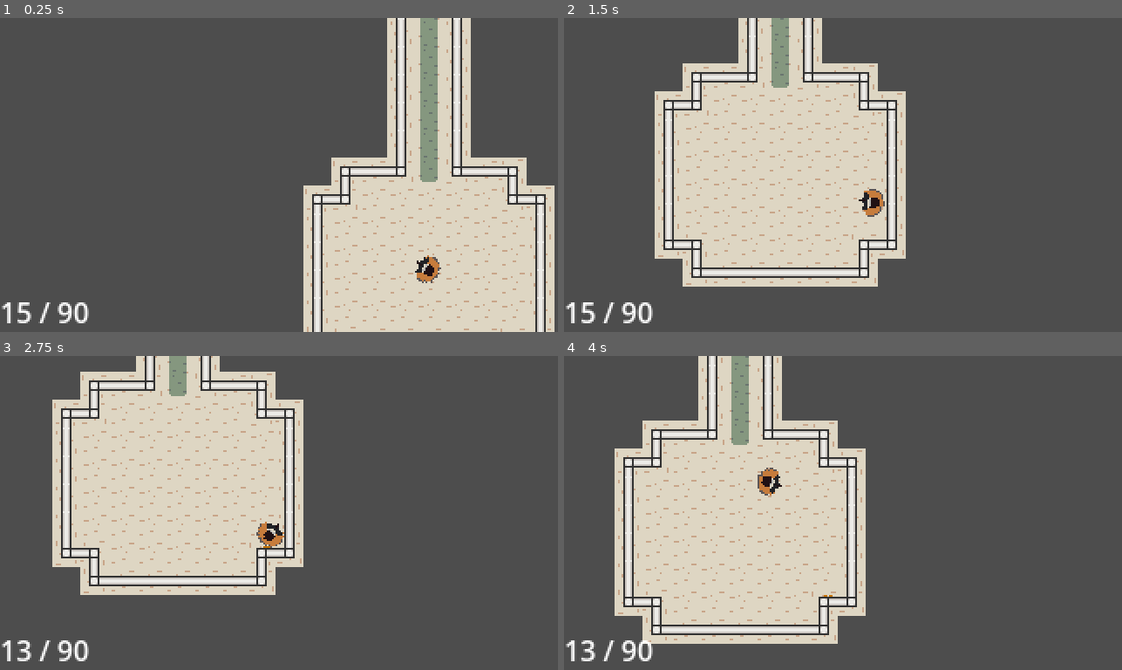
Above: before the commit, frames 1-4 (two rows, left to right).
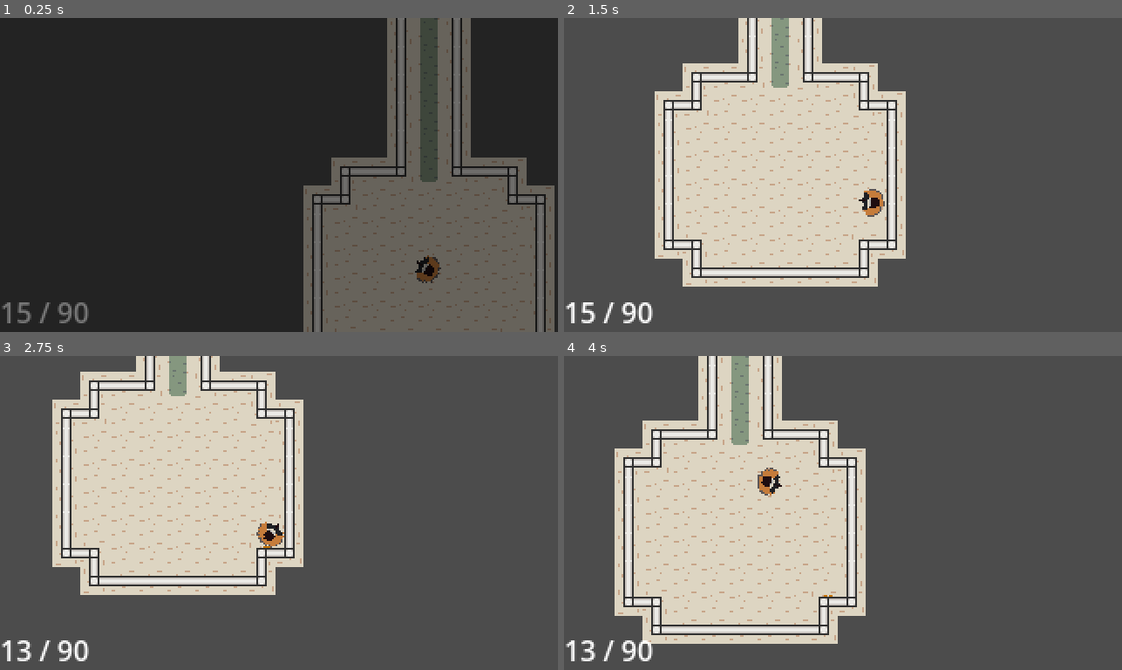
Above: after the commit, the same moments.

Repository: Roblox-Messiah/Project_2
Game: Godot game, scene res://scenes/levels/room.tscn
Same seed, same stepped clock (60 frames per second), same inputs: the game is played once before the commit and once after it. Sound files missing from this copy of the repository are replaced by a short silence.
Inputs (mouse positions are in pixels of both pictures, inside the frame that each line leads up to):
- Up to frame 1 (0.25 s): no input
- Up to frame 2 (1.5 s): move the mouse to (965, 159) at 0.52 s; hold D (move_right) 0.53-1.28 s; tap E (Interact) at 0.6, 1.35 s; move the mouse to (731, 190) at 1.27 s; hold S (move_down) from 1.28 s (still down)
- Up to frame 3 (2.75 s): move the mouse to (334, 443) at 2.02 s; release S (move_down) at 2.03 s; press the mouse at (334, 443) at 2.03 s; hold D (move_right) from 2.03 s (still down); tap E (Interact) at 2.3 s
- Up to frame 4 (4 s): move the mouse to (815, 575) at 2.77 s; release D (move_right) at 2.78 s; release the mouse at (815, 575) at 2.78 s; hold W (move_up) 2.78-3.53 s; tap E (Interact) at 2.85, 3.6 s; move the mouse to (1010, 560) at 3.52 s; hold A (move_left) from 3.53 s (still down)

The runs differ from the first frame. In frame 1, 100% of the frame differs, in the area x 0-100%, y 0-100%; in frame 2, less than 0.1%; in frame 3, less than 0.1%; in frame 4, less than 0.1%.

Commit message:
level transition

Diff:
--- a/project.godot
+++ b/project.godot
@@ -31,6 +31,10 @@
 gun=""
 ui=""
 key_spawns=""
+screen_fader=""
+level_door=""
+player=""
+key_ui=""
 
 [input]
 
--- /dev/null
+++ b/scenes/UI/key_ui.tscn
@@ -0,0 +1,15 @@
+[gd_scene load_steps=3 format=3 uid="uid://cq82a4wkjlebm"]
+
+[ext_resource type="Script" uid="uid://df4co1lxibhxb" path="res://scripts/UI/key_ui.gd" id="1_5uoo4"]
+[ext_resource type="Texture2D" uid="uid://cogp3sh67vdvq" path="res://Art/environment/key.png" id="2_p5v47"]
+
+[node name="KeyUI" type="CanvasLayer"]
+script = ExtResource("1_5uoo4")
+
+[node name="TextureRect" type="TextureRect" parent="."]
+visible = false
+offset_left = 295.0
+offset_top = 2.0
+offset_right = 320.0
+offset_bottom = 27.0
+texture = ExtResource("2_p5v47")
--- a/scenes/environment/Door.tscn
+++ b/scenes/environment/Door.tscn
@@ -1,8 +1,11 @@
-[gd_scene load_steps=6 format=3 uid="uid://bwnxufjo82bo7"]
+[gd_scene load_steps=9 format=3 uid="uid://bwnxufjo82bo7"]
 
 [ext_resource type="Script" uid="uid://dtg23njn7h8si" path="res://scripts/environment/door.gd" id="1_cuixy"]
 [ext_resource type="Texture2D" uid="uid://c66y75ngsv5fw" path="res://Art/environment/door_closed.png" id="2_jbk66"]
 [ext_resource type="Texture2D" uid="uid://fciullql4lot" path="res://Art/environment/door_open.png" id="3_38qdo"]
+[ext_resource type="AudioStream" uid="uid://cl7ban626210h" path="res://sounds/environment/Locked Door.mp3" id="4_7b6xj"]
+[ext_resource type="AudioStream" uid="uid://bxeedxbs64q1f" path="res://sounds/environment/Door Opening.mp3" id="5_wjmr7"]
+[ext_resource type="AudioStream" uid="uid://c0832ivtkx0uw" path="res://sounds/environment/Door Close.mp3" id="6_wjmr7"]
 
 [sub_resource type="RectangleShape2D" id="RectangleShape2D_r6baa"]
 size = Vector2(20, 36)
@@ -10,7 +13,7 @@
 [sub_resource type="RectangleShape2D" id="RectangleShape2D_idmte"]
 size = Vector2(20, 54.2453)
 
-[node name="Door" type="StaticBody2D"]
+[node name="Door" type="StaticBody2D" groups=["level_door"]]
 script = ExtResource("1_cuixy")
 locked_texture = ExtResource("2_jbk66")
 unlocked_texture = ExtResource("3_38qdo")
@@ -29,3 +32,12 @@
 scale = Vector2(1.40315, -0.206248)
 shape = SubResource("RectangleShape2D_idmte")
 debug_color = Color(0.0588235, 0.282353, 0.67451, 0.419608)
+
+[node name="Locked Door Sound" type="AudioStreamPlayer2D" parent="."]
+stream = ExtResource("4_7b6xj")
+
+[node name="Unlocked Door Sound" type="AudioStreamPlayer2D" parent="."]
+stream = ExtResource("5_wjmr7")
+
+[node name="Close Door Sound" type="AudioStreamPlayer2D" parent="."]
+stream = ExtResource("6_wjmr7")
--- a/scenes/environment/Key.tscn
+++ b/scenes/environment/Key.tscn
@@ -1,10 +1,17 @@
-[gd_scene load_steps=4 format=3 uid="uid://di51l8e7av20o"]
+[gd_scene load_steps=7 format=3 uid="uid://di51l8e7av20o"]
 
 [ext_resource type="Script" uid="uid://bhy1h7vhiynfi" path="res://scripts/environment/key.gd" id="1_3nogi"]
 [ext_resource type="Texture2D" uid="uid://cogp3sh67vdvq" path="res://Art/environment/key.png" id="2_40kd0"]
+[ext_resource type="AudioStream" uid="uid://c6ilg60lmp0bf" path="res://sounds/environment/Key Pickup.mp3" id="3_ticc1"]
 
 [sub_resource type="SegmentShape2D" id="SegmentShape2D_mwybp"]
 b = Vector2(0, 8.3556)
+
+[sub_resource type="Gradient" id="Gradient_ticc1"]
+colors = PackedColorArray(0.804743, 0.804743, 0.804743, 1, 1, 1, 1, 1)
+
+[sub_resource type="GradientTexture2D" id="GradientTexture2D_vlap7"]
+gradient = SubResource("Gradient_ticc1")
 
 [node name="Key" type="Area2D"]
 script = ExtResource("1_3nogi")
@@ -17,4 +24,12 @@
 scale = Vector2(2.01672, 0.957442)
 shape = SubResource("SegmentShape2D_mwybp")
 
+[node name="Key Pickup Sound" type="AudioStreamPlayer2D" parent="."]
+stream = ExtResource("3_ticc1")
+
+[node name="PointLight2D" type="PointLight2D" parent="."]
+scale = Vector2(0.113281, 0.140625)
+color = Color(0.963154, 0.86448, 0.340026, 1)
+texture = SubResource("GradientTexture2D_vlap7")
+
 [connection signal="body_entered" from="." to="." method="_on_body_entered"]
--- a/scenes/environment/random_item_spawner.tscn
+++ b/scenes/environment/random_item_spawner.tscn
@@ -1,6 +1,6 @@
 [gd_scene load_steps=2 format=3 uid="uid://b1uoxbwi8yftr"]
 
-[ext_resource type="Script" uid="uid://r404e2jslxk2" path="res://random_item_spawner.gd" id="1_8u7yf"]
+[ext_resource type="Script" uid="uid://r404e2jslxk2" path="res://scripts/environment/random_item_spawner.gd" id="1_8u7yf"]
 
 [node name="RandomItemSpawner" type="Node2D"]
 script = ExtResource("1_8u7yf")
--- /dev/null
+++ b/scenes/levels/level_transition.tscn
@@ -0,0 +1,11 @@
+[gd_scene load_steps=3 format=3 uid="uid://e2jnv73kggq2"]
+
+[ext_resource type="Script" uid="uid://rb6ggqyrfxc5" path="res://scripts/levels/level_transition.gd" id="1_j74r0"]
+
+[sub_resource type="CircleShape2D" id="CircleShape2D_5kfm3"]
+
+[node name="LevelTransition" type="Area2D"]
+script = ExtResource("1_j74r0")
+
+[node name="CollisionShape2D" type="CollisionShape2D" parent="."]
+shape = SubResource("CircleShape2D_5kfm3")
--- a/scenes/levels/room.tscn
+++ b/scenes/levels/room.tscn
@@ -9,6 +9,14 @@
 [ext_resource type="PackedScene" uid="uid://2xk5kqn7rvfr" path="res://scenes/environment/rifle_pickup.tscn" id="7_bxelx"]
 [ext_resource type="TileSet" uid="uid://bsx5wk5tnpi8c" path="res://scenes/environment/indoors.tres" id="8_vqeip"]
 [ext_resource type="PackedScene" uid="uid://b1uoxbwi8yftr" path="res://scenes/environment/random_item_spawner.tscn" id="8_x4s4f"]
+[ext_resource type="PackedScene" uid="uid://cfjcrkfkhcmgr" path="res://scenes/levels/screen_fader.tscn" id="10_p71f0"]
+[ext_resource type="PackedScene" uid="uid://e2jnv73kggq2" path="res://scenes/levels/level_transition.tscn" id="11_13i0w"]
+[ext_resource type="PackedScene" uid="uid://cq82a4wkjlebm" path="res://scenes/UI/key_ui.tscn" id="12_dngmm"]
+[ext_resource type="Script" uid="uid://votcfk2jm6re" path="res://scripts/UX/GameManager.gd" id="13_nymxq"]
+
+[sub_resource type="Environment" id="Environment_dngmm"]
+background_mode = 3
+glow_enabled = true
 
 [node name="Room" type="Node2D"]
 y_sort_enabled = true
@@ -105,3 +113,17 @@
 [node name="RandomItemSpawner" parent="." instance=ExtResource("8_x4s4f")]
 item_scene = ExtResource("4_vqeip")
 spawn_point_group = "key_spawns"
+
+[node name="ScreenFader" parent="." groups=["screen_fader"] instance=ExtResource("10_p71f0")]
+
+[node name="LevelTransition" parent="." instance=ExtResource("11_13i0w")]
+position = Vector2(680, -340)
+next_level_path = "res://scenes/levels/level_2.tscn"
+
+[node name="GameManager" type="Node" parent="."]
+script = ExtResource("13_nymxq")
+
+[node name="KeyUI" parent="." groups=["key_ui"] instance=ExtResource("12_dngmm")]
+
+[node name="WorldEnvironment" type="WorldEnvironment" parent="."]
+environment = SubResource("Environment_dngmm")
--- /dev/null
+++ b/scenes/levels/screen_fader.tscn
@@ -0,0 +1,87 @@
+[gd_scene load_steps=6 format=3 uid="uid://cfjcrkfkhcmgr"]
+
+[ext_resource type="Script" uid="uid://bgvkw8iolt77l" path="res://scripts/levels/screen_fader.gd" id="1_8g4tq"]
+
+[sub_resource type="Animation" id="Animation_b4wwc"]
+resource_name = "fade_in"
+length = 0.5
+markers = [{
+"color": Color(1, 1, 1, 1),
+"name": &"new_marker",
+"time": 0.0
+}, {
+"color": Color(1, 1, 1, 1),
+"name": &"new_marker_2",
+"time": 0.5
+}]
+tracks/0/type = "value"
+tracks/0/imported = false
+tracks/0/enabled = true
+tracks/0/path = NodePath("ColorRect:self_modulate")
+tracks/0/interp = 1
+tracks/0/loop_wrap = true
+tracks/0/keys = {
+"times": PackedFloat32Array(0, 0.5),
+"transitions": PackedFloat32Array(1, 1),
+"update": 0,
+"values": [Color(1, 1, 1, 1), Color(1, 1, 1, 0)]
+}
+
+[sub_resource type="Animation" id="Animation_0lve5"]
+resource_name = "fade_out"
+length = 0.7
+markers = [{
+"color": Color(1, 1, 1, 1),
+"name": &"new_marker",
+"time": 0.01
+}]
+tracks/0/type = "value"
+tracks/0/imported = false
+tracks/0/enabled = true
+tracks/0/path = NodePath("ColorRect:self_modulate")
+tracks/0/interp = 1
+tracks/0/loop_wrap = true
+tracks/0/keys = {
+"times": PackedFloat32Array(0, 0.7, 1),
+"transitions": PackedFloat32Array(1, 1, 1),
+"update": 0,
+"values": [Color(1, 1, 1, 0), Color(1, 1, 1, 1), Color(1, 1, 1, 1)]
+}
+
+[sub_resource type="Animation" id="Animation_8g4tq"]
+length = 0.001
+tracks/0/type = "value"
+tracks/0/imported = false
+tracks/0/enabled = true
+tracks/0/path = NodePath("ColorRect:self_modulate")
+tracks/0/interp = 1
+tracks/0/loop_wrap = true
+tracks/0/keys = {
+"times": PackedFloat32Array(0),
+"transitions": PackedFloat32Array(1),
+"update": 0,
+"values": [Color(1, 1, 1, 1)]
+}
+
+[sub_resource type="AnimationLibrary" id="AnimationLibrary_1wpqk"]
+_data = {
+&"RESET": SubResource("Animation_8g4tq"),
+&"fade_in": SubResource("Animation_b4wwc"),
+&"fade_out": SubResource("Animation_0lve5")
+}
+
+[node name="ScreenFader" type="CanvasLayer"]
+script = ExtResource("1_8g4tq")
+
+[node name="ColorRect" type="ColorRect" parent="."]
+anchors_preset = 15
+anchor_right = 1.0
+anchor_bottom = 1.0
+grow_horizontal = 2
+grow_vertical = 2
+color = Color(0, 0, 0, 1)
+
+[node name="AnimationPlayer" type="AnimationPlayer" parent="."]
+libraries = {
+&"": SubResource("AnimationLibrary_1wpqk")
+}
--- /dev/null
+++ b/scripts/UI/key_ui.gd
@@ -0,0 +1,9 @@
+extends CanvasLayer
+
+@onready var texture_rect = $TextureRect
+
+func show_key():
+	texture_rect.show()
+
+func hide_key():
+	texture_rect.hide()
--- /dev/null
+++ b/scripts/UX/GameManager.gd
@@ -0,0 +1,20 @@
+extends Node
+
+func _ready():
+	# Wait one frame to ensure the player and UI are ready
+	await get_tree().process_frame
+
+	var player = get_tree().get_first_node_in_group("player")
+	var key_ui = get_tree().get_first_node_in_group("key_ui") # Make sure your KeyUI is in this group
+
+	if player and key_ui:
+		# When the key status changes, call the UI's functions
+		player.key_status_changed.connect(
+			func(has_the_key):
+				if has_the_key:
+					key_ui.show_key()
+				else:
+					key_ui.hide_key()
+		)
+	else:
+		print("GameManager Error: Player or KeyUI not found.")
--- a/scripts/enimies/zombie/zombie.gd
+++ b/scripts/enimies/zombie/zombie.gd
@@ -29,8 +29,8 @@
 # --- GODOT FUNCTIONS ---
 func _ready():
 	original_texture = sprite_2d.texture
-	attack_area.body_entered.connect(_on_attack_area_body_entered)
-	attack_area.body_exited.connect(_on_attack_area_body_exited)
+	#attack_area.body_entered.connect(_on_attack_area_body_entered)
+	#attack_area.body_exited.connect(_on_attack_area_body_exited)
 
 func _physics_process(_delta: float) -> void:
 	if target == null:
@@ -39,9 +39,10 @@
 	# --- LINE OF SIGHT CHECK ---
 	raycast.target_position = to_local(target.global_position)
 	raycast.force_raycast_update()
-	var can_see_player = not raycast.is_colliding()
+	var can_see_player = raycast.is_colliding()
 	if not has_seen:
 		has_seen = can_see_player
+
 
 	# --- ATTACK LOGIC ---
 	# The zombie can only attack if it can see the player.
--- a/scripts/environment/door.gd
+++ b/scripts/environment/door.gd
@@ -2,6 +2,7 @@
 
 # This will hold a reference to the player when they are in range
 var player_in_area = null
+signal door_closed
 
 # These optional textures can be set in the Inspector
 @export var locked_texture: Texture2D
@@ -9,6 +10,9 @@
 
 @onready var sprite_2d = $Sprite2D
 @onready var collision_shape_2d = $CollisionShape2D
+@onready var locked_sound = $"Locked Door Sound"
+@onready var unlock_sound = $"Unlocked Door Sound"
+@onready var close_door_sound = $"Close Door Sound"
 
 func _ready():
 	# Connect the signals from the InteractionArea
@@ -27,10 +31,15 @@
 			unlock()
 		else:
 			print("Door is locked!")
-			# Optional: Play a "locked" sound or show a message
-			# $LockedSound.play()
+			# --- Play Locked Sound ---
+			locked_sound.play()
 
 func unlock():
+	# Tells the player that they have used the key
+	player_in_area.has_key = false
+
+	# --- Play Unlock Sound ---
+	unlock_sound.play()
 	# Disable the physical collision so the player can pass through
 	collision_shape_2d.set_deferred("disabled", true)
 
@@ -51,3 +60,18 @@
 func _on_interaction_area_body_exited(body):
 	if body.is_in_group("player"):
 		player_in_area = null
+
+func close_door():
+	print("DEBUG: close_door() function has started.")
+	# Change the sprite back to the locked/closed texture
+	if locked_texture:
+		sprite_2d.texture = locked_texture
+
+	# Play the closing sound
+	close_door_sound.play()
+
+	# Wait for the sound to finish
+	await close_door_sound.finished
+	print("DEBUG: Door sound finished. This function is now complete.")
+	print("DEBUG: Door finished closing. Emitting 'door_closed' signal.")
+	door_closed.emit()
--- a/scripts/environment/key.gd
+++ b/scripts/environment/key.gd
@@ -1,12 +1,24 @@
 extends Area2D
 
+@onready var key_pickup_sound = $"Key Pickup Sound"
+@onready var sprite_2d = $Sprite2D
+@onready var collision_shape_2d = $CollisionShape2D
+
 func _on_body_entered(body):
-	# Check if the node that entered is in the "player" group
 	if body.is_in_group("player"):
+		# Prevent the key from being picked up multiple times
+		collision_shape_2d.set_deferred("disabled", true)
+
 		body.has_key = true
+		print("Player picked up the key!")
 
-		# Play a pickup sound here
-		# $PickupSound.play()
+		# Play the sound effect
+		key_pickup_sound.play()
 
-		# Remove the key from the scene
+		# Make the key's visuals disappear immediately
+		sprite_2d.hide()
+
+		# Wait for the sound to finish before deleting the key node
+		await key_pickup_sound.finished
+
 		queue_free()
--- /dev/null
+++ b/scripts/levels/level_transition.gd
@@ -0,0 +1,40 @@
+extends Area2D
+
+@export var next_level_path: String
+var has_triggered = false
+
+func _ready():
+	body_entered.connect(_on_body_entered)
+
+func _on_body_entered(body):
+	if body.is_in_group("player") and not has_triggered:
+		has_triggered = true
+		print("DEBUG: Player entered transition area. Trying to close door.")
+
+		# Find the door in the scene
+		var door = get_tree().get_first_node_in_group("level_door")
+		if door:
+			# Tell the door to close and WAIT here until it's done.
+			await door.close_door()
+			# After the door is closed, start the fade.
+			start_fade()
+		else:
+			# If no door, start the fade immediately
+			start_fade()
+
+func start_fade():
+	print("DEBUG: 'start_fade' function was called. Trying to fade out.")
+	var fader = get_tree().get_first_node_in_group("screen_fader")
+	if fader:
+		# Connect to the fader's signal. When it's done, it will call 'change_level'.
+		fader.fade_finished.connect(change_level)
+		fader.fade_out()
+	else:
+		print("DEBUG: No fader found. Changing level immediately.")
+		# If no fader, change the level immediately
+		change_level()
+
+func change_level():
+	print("DEBUG: 'change_level' function was called. Changing scene.")
+	if not next_level_path.is_empty():
+		get_tree().change_scene_to_file(next_level_path)
--- /dev/null
+++ b/scripts/levels/screen_fader.gd
@@ -0,0 +1,19 @@
+extends CanvasLayer
+
+# This signal tells us when the fade-out is complete
+signal fade_finished
+
+@onready var animation_player = $AnimationPlayer
+
+func _ready():
+	# Automatically play the fade-in animation when any level starts
+	fade_in()
+
+func fade_in():
+	animation_player.play("fade_in")
+
+func fade_out():
+	animation_player.play("fade_out")
+	# Wait for the animation to finish before emitting our signal
+	await animation_player.animation_finished
+	fade_finished.emit()
--- a/scripts/player/player.gd
+++ b/scripts/player/player.gd
@@ -1,6 +1,7 @@
 extends CharacterBody2D
 
 signal took_damage
+signal key_status_changed(has_key)
 @onready var sprite_2d = $Marker2D/Sprite2D
 @onready var weapon_holder = $WeaponHolder
 var current_weapon_node = null
@@ -20,10 +21,14 @@
 # --- PLAYER STATS ---
 @export var health: int = 100
 @export var knockback_distance: float = 50.0
-var has_key = false
+var has_key = false:
+	set(value):
+		has_key = value
+		key_status_changed.emit(has_key)
 
 func _ready() -> void:
 	equip_weapon(PISTOL_SCENE)
+	print("h")
 
 func _physics_process(_delta: float) -> void:
 	# --- MOVEMENT ---
Not shown: 1 places in scenes/levels/room.tscn that only renumber resources
Not shown, added: scripts/UI/key_ui.gd.uid
Not shown, added: scripts/UX/GameManager.gd.uid
Renamed: random_item_spawner.gd -> scripts/environment/random_item_spawner.gd
Renamed: random_item_spawner.gd.uid -> scripts/environment/random_item_spawner.gd.uid
Not shown, added: scripts/levels/level_transition.gd.uid
Not shown, added: scripts/levels/screen_fader.gd.uid
Not shown, added: sounds/environment/Door Close.mp3.import
Not shown, added: sounds/environment/Door Opening.mp3.import
Not shown, added: sounds/environment/Key Pickup.mp3.import
Not shown, added: sounds/environment/Locked Door.mp3.import
Not shown, added: sounds/environment/Door Close.mp3
(and 3 more such lines)
